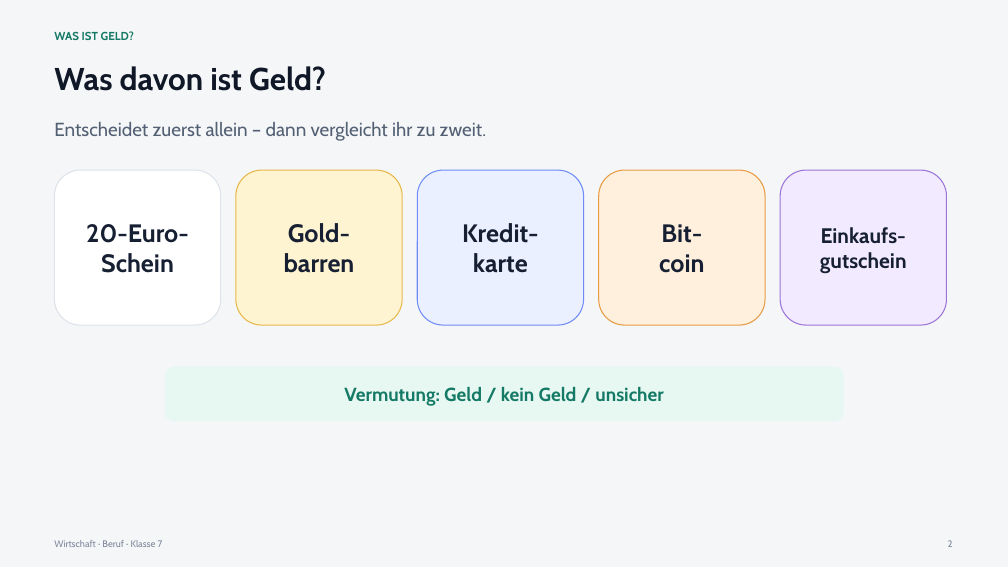
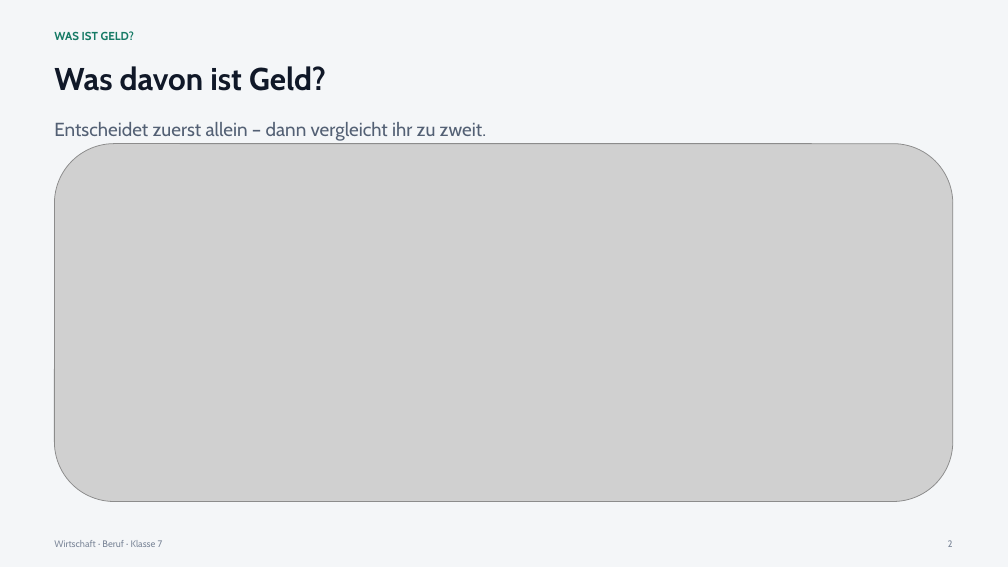
Before and after one commit to hstre/WL7, a slide deck: slide 2 of material/was-ist-geld/Was-ist-Geld_Klasse-7.pptx. Drawn at 1008x567 pixels with LibreOffice and Linux fonts; fonts in the diff are those of the drawing; grey boxes stand for pictures. Boxes give left, top, right and bottom in pixels: in the first picture for what was removed or moved away, otherwise in the second. Text is boxed around its words. In the diff, an @@ line names an element or a change of style, - is before the commit and + after.

```diff
--- a/material/was-ist-geld/Was-ist-Geld_Klasse-7.pptx
+++ b/material/was-ist-geld/Was-ist-Geld_Klasse-7.pptx
@@ picture added at (54, 144, 953, 501) @@
@@ rounded rectangle removed at (54, 170, 221, 325) @@
-20-Euro-
-Schein
@@ rounded rectangle removed at (236, 170, 402, 325) @@
-Gold-
-barren
@@ rounded rectangle removed at (417, 170, 584, 325) @@
-Kredit-
-karte
@@ rounded rectangle removed at (599, 170, 765, 325) @@
-Bit-
-coin
@@ rounded rectangle removed at (780, 170, 947, 325) @@
-Einkaufs-
-gutschein
@@ rounded rectangle removed at (165, 367, 844, 421) @@
-Vermutung: Geld / kein Geld / unsicher
```
Also in this commit, not shown: 3 other files.
